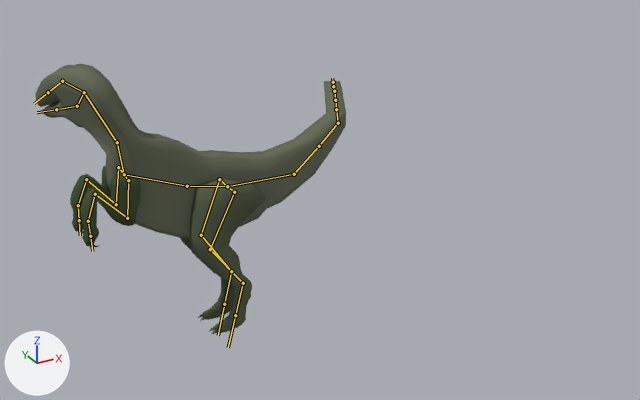
The Blender file Assets/13196065/Dinos/velociraptor.blend: old version first, new version second.
Camera for both pictures: a 50 mm camera at (-6.44, -11.98, 5.71) aimed at (0.05, -0.19, -0.19). The axes (+X, +Y, +Z) are drawn at lower left. The lights are the same throughout. Both versions are drawn at frame 200 of the action 'ArmatureAction'; the numbers are the values there. The bones that bend it are drawn over the model as lines.
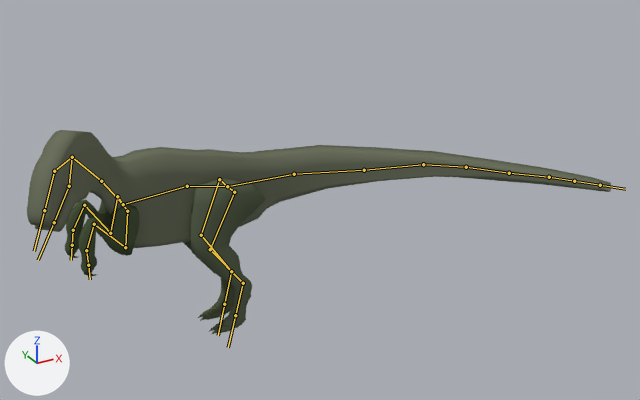
What the commit changed:
Bone 'Chest' (bone_chest) turns from (-2, -1, -20) to (-2, -1, 7) degrees about its own x, y and z.
Bone 'Head' (bone_head) turns from (66, -53, -42) to (25, 43, -12) degrees about its own x, y and z.
Bone 'LeftArmyStart' (bone_leftarmystart) turns from (18, 0, 1) to (47, 0, 2) degrees about its own x, y and z.
Bone 'RightArmyStart' (bone_rightarmystart) turns from (22, -1, 1) to (56, -2, 1) degrees about its own x, y and z.
Bone 'TailStart' (bone_tailstart) turns from (1, 3, 40) to (1, -3, -32) degrees about its own x, y and z.
Bone 'Tail2' (bone_tail2) turns from (0, 1, 22) to (0, -1, -14) degrees about its own x, y and z.

What differs and where, as boxes (x1, y1, x2, y2) in the pictures (640 x 400 px):
'Cube', posed (88% wider, 32% shorter): before (35, 64, 346, 238); after (27, 130, 611, 248)
'Cube.003', posed (6% shorter): before (70, 166, 141, 247); after (65, 200, 139, 276)
bone 'Chest', root to tip: before (187, 186) to (124, 174); after (187, 186) to (123, 204)
bone 'Head', root to tip: before (117, 142) to (84, 92); after (101, 181) to (72, 157)
bone 'LeftArmyStart', root to tip: before (128, 180) to (127, 218); after (127, 211) to (125, 247)
bone 'RightArmyStart', root to tip: before (118, 167) to (116, 204); after (117, 196) to (110, 233)
bone 'TailStart', root to tip: before (294, 174) to (319, 146); after (294, 174) to (364, 170)
bone 'Tail2', root to tip: before (338, 123) to (336, 109); after (423, 164) to (466, 167)
